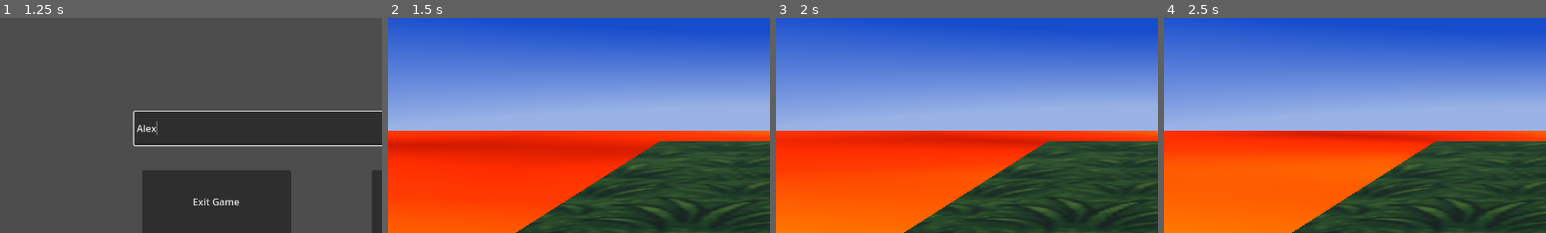
Above: before the commit, frames 1-4 (left to right).
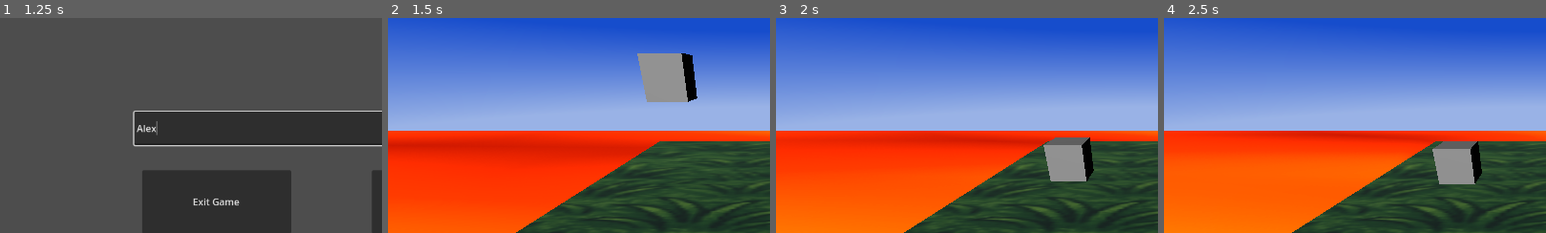
Above: after the commit, the same moments.

Repository: saltchicken/quest-godot
Game: Godot game, scene res://menus/main_menu.tscn
Two runs of this game, one before a commit and one after it. Both use one fixed random seed, a clock stepped at 60 frames per second and the inputs below.
Inputs (mouse positions are % of the whole screen's width and height, from its top left):
- Up to frame 1 (1.25 s): click (44, 26) at 0.52 s; type "Alex" at 0.6 s
- Up to frame 2 (1.5 s): click "Join" at 1.25 s
- Up to frame 3 (2 s): no input
- Up to frame 4 (2.5 s): move the mouse to (72, 45) at 2.02 s; hold D (right) from 2.03 s (still down); click (72, 45) at 2.1 s; tap Space (jump) at 2.27 s; tap Shift (run) at 2.3 s
The pictures show only the part of the screen within x 0-50%, y 0-50%; the shares and areas given below are measured in that part.

Frame 1 is identical in both runs. In frame 2, 3.1% of the frame differs, in the area x 65-81%, y 16-40%; in frame 3, 2.3%; in frame 4, 2.3%.

Commit message:
Add interactionArea

Diff:
--- a/levels/Game.tscn
+++ b/levels/Game.tscn
@@ -63,6 +63,18 @@
 ambient_light_source = 1
 reflected_light_source = 1
 
+[sub_resource type="BoxMesh" id="BoxMesh_18vqw"]
+
+[sub_resource type="BoxShape3D" id="BoxShape3D_sdsdh"]
+
+[sub_resource type="SceneReplicationConfig" id="SceneReplicationConfig_18vqw"]
+properties/0/path = NodePath("TestBox:position")
+properties/0/spawn = true
+properties/0/replication_mode = 1
+properties/1/path = NodePath("TestBox:rotation")
+properties/1/spawn = true
+properties/1/replication_mode = 1
+
 [node name="Game" type="Node3D"]
 script = ExtResource("1_18vqw")
 
@@ -110,3 +122,15 @@
 
 [node name="WorldEnvironment" type="WorldEnvironment" parent="."]
 environment = SubResource("Environment_t88pq")
+
+[node name="TestBox" type="RigidBody3D" parent="."]
+transform = Transform3D(1, 0, 0, 0, 1, 0, 0, 0, 1, -2.49766, 3.00546, 0)
+
+[node name="MeshInstance3D" type="MeshInstance3D" parent="TestBox"]
+mesh = SubResource("BoxMesh_18vqw")
+
+[node name="CollisionShape3D" type="CollisionShape3D" parent="TestBox"]
+shape = SubResource("BoxShape3D_sdsdh")
+
+[node name="MultiplayerSynchronizer" type="MultiplayerSynchronizer" parent="."]
+replication_config = SubResource("SceneReplicationConfig_18vqw")
--- a/player/player.gd
+++ b/player/player.gd
@@ -3,7 +3,6 @@
 enum Role {SERVER, AUTHORITY_CLIENT, PEER_CLIENT}
 var role = Role.PEER_CLIENT
 
-signal change_state(new_state_name)
 
 @onready var camera = $CameraPivot/Camera3D
 @onready var player_name_label = %PlayerNameLabel
@@ -25,11 +24,43 @@
 	%InputComponent.set_multiplayer_authority(name.to_int())
 
 func _ready_server():
-	change_state.connect(_on_change_state)
 	add_to_group("players")
 	var lava_areas = get_tree().get_nodes_in_group("lava")
 	for lava in lava_areas:
 		lava.body_entered.connect(_on_lava_entered)
+
+	$InteractionArea.body_entered.connect(_on_interaction_area_body_entered)
+	$InteractionArea.body_exited.connect(_on_interaction_area_body_exited)
+
+func _on_interaction_area_body_entered(body):
+	print("interaction")
+	if body is StaticBody3D:
+		print("Player near StaticBody: ", body.name)
+	if body is RigidBody3D:
+		print("Pushing body")
+		push_rigid_body_away(body, 3)
+		# Handle the detection of the static body
+		#
+func _on_interaction_area_body_exited(body):
+	if body is StaticBody3D:
+		print("Player no longer near StaticBody: ", body.name)
+
+	if body is RigidBody3D:
+		print("Player no longer near RigidBody: ", body.name)
+
+func push_rigid_body_away(body: RigidBody3D, push_force: float = 10.0):
+	if not multiplayer.is_server():
+		return
+
+	# Calculate direction from object to player (then reverse it)
+	var direction_from_player = global_position - body.global_position
+
+	# Flatten and normalize
+	direction_from_player.y = 0
+	direction_from_player = direction_from_player.normalized() * -1
+
+	# Apply impulse
+	body.apply_impulse(direction_from_player * push_force)
 
 func _ready_authority_client():
 	add_to_group("players")
@@ -45,7 +76,15 @@
 func _physics_process_server(delta):
 	_is_on_floor = is_on_floor()
 	if _alive:
-		_apply_movement_from_input(delta)
+		state_machine._physics_process_state_machine(delta)
+		# Apply gravity
+		if not is_on_floor():
+			velocity += get_gravity() * delta
+		else:
+			velocity.x *= (1.0 - FRICTION)
+			velocity.z *= (1.0 - FRICTION)
+
+		move_and_slide()
 
 func _physics_process_authority_client(_delta):
 	state_machine._physics_process_state_machine_authority_client(_delta)
@@ -54,131 +93,6 @@
 	state_machine._physics_process_state_machine_peer_client(_delta)
 
 
-	# _apply_animation_peer_client()
-
-func _apply_animation_authority_client():
-	pass
-
-func _apply_animation_peer_client():
-	pass
-
-
-func _on_change_state(new_state_name):
-	if multiplayer.is_server():
-		if state_machine.current_state.name == new_state_name:
-			# print("Already in state: " + new_state_name)
-			return
-		state_machine.current_state.state_transition.emit(state_machine.current_state, new_state_name)
-		broadcast_state_change.rpc(new_state_name)
-	else:
-		print("This is a problem")
-
-@rpc("authority")
-func broadcast_state_change(new_state_name):
-	if not multiplayer.is_server():
-		if state_machine.current_state.name == new_state_name:
-			# print("Already in state: " + new_state_name)
-			return
-		state_machine.current_state.state_transition.emit(state_machine.current_state, new_state_name)
-	else:
-		print("This is also a problem")
-
-
-func _apply_movement_from_input(delta):
-	state_machine._physics_process_state_machine(delta)
-	# Apply gravity
-	if not is_on_floor():
-		velocity += get_gravity() * delta
-	else:
-		velocity.x *= (1.0 - FRICTION)
-		velocity.z *= (1.0 - FRICTION)
-
-
-	# Apply movement
-	move_and_slide()
-
-	# Set animation state based on server-side logic (without direction)
-	# if not alive:
-	#	current_animation_base = "death"
-	#	animation_speed = 1.0
-	#	return
-	#
-	# # Handle push animation
-	# if push_animation_timer > 0:
-	#	current_animation_base = "push"
-	#	animation_speed = 1.0
-	#	return
-	#
-	# # Handle jump animation
-	# if jump_animation_timer > 0:
-	#	current_animation_base = "jump"
-	#	animation_speed = 1.0
-	#	return
-
-	# Handle movement animations
-	# if input_dir.length() > 0.1:
-	#	if input_run:
-	#		current_animation_base = "run"
-	#		animation_speed = 1.0
-	#	else:
-	#		current_animation_base = "walk"
-	#		animation_speed = 1.0
-	# else:
-	#	current_animation_base = "idle"
-	#	animation_speed = 1.0
-
-# func perform_push_attack():
-#	if not multiplayer.is_server():
-#		return
-#
-#	# Get synchronized input from client
-#	var input_dir = %InputSynchronizer.input_dir
-#	var forward_direction = Vector3.ZERO
-#
-#	if input_dir.length() > 0.1:
-#		# Use the input direction directly to determine push direction
-#		# Convert 2D input to 3D direction
-#		forward_direction = Vector3(input_dir.x, 0, input_dir.y).normalized()
-#	else:
-#		# If no input direction, use the character's last known direction
-#		var direction_map = {
-#			"up": Vector3(0, 0, -1),
-#			"down": Vector3(0, 0, 1),
-#			"left": Vector3(-1, 0, 0),
-#			"right": Vector3(1, 0, 0)
-#		}
-#		forward_direction = direction_map[last_direction]
-#
-#	# Find players in radius
-#	print(forward_direction)
-#	print(last_direction)
-#	var players = get_tree().get_nodes_in_group("players")
-#
-#	for other_player in players:
-#		if other_player == self:
-#			continue
-#
-#		# Calculate vector to other player (ignoring Y)
-#		var to_other = other_player.global_position - global_position
-#		var to_other_flat = Vector3(to_other.x, 0, to_other.z)
-#		var distance = to_other_flat.length()
-#
-#		# Check if player is within push radius
-#		if distance < PUSH_RADIUS:
-#			# Calculate push direction (away from pusher)
-#			var push_dir = to_other.normalized()
-#			var final_push_dir = push_dir * PUSH_FORCE
-#			final_push_dir.y = 0
-#
-#			# Apply push on server
-#			other_player.velocity += final_push_dir
-#			# Send RPC to client
-#			apply_push.rpc_id(int(other_player.name), final_push_dir)
-
-# @rpc("authority")
-# func apply_push(push_vector):
-#	velocity += push_vector
-#	print("Push received: " + str(push_vector))
 
 func _on_lava_entered(body):
 	if not multiplayer.is_server():
--- a/player/player.tscn
+++ b/player/player.tscn
@@ -1890,6 +1890,10 @@
 &"right": SubResource("Animation_7pqkx")
 }
 
+[sub_resource type="CapsuleShape3D" id="CapsuleShape3D_ebec5"]
+radius = 0.100047
+height = 0.228902
+
 [node name="Player" type="CharacterBody3D"]
 transform = Transform3D(5, 0, 0, 0, 5, 0, 0, 0, 5, 0, 0, 0)
 script = ExtResource("1_rgyib")
@@ -2033,4 +2037,11 @@
 &"walk": SubResource("AnimationLibrary_uw77l")
 }
 
+[node name="InteractionArea" type="Area3D" parent="."]
+unique_name_in_owner = true
+
+[node name="CollisionShape3D" type="CollisionShape3D" parent="InteractionArea"]
+transform = Transform3D(1, 0, 0, 0, 1, 0, 0, 0, 1, 0, 0.112088, 0)
+shape = SubResource("CapsuleShape3D_ebec5")
+
 [connection signal="pressed" from="PauseMenu/HBoxContainer/VBoxContainer/Button" to="InputComponent" method="leave_game"]
Not shown: 1 places in levels/Game.tscn that only renumber resources
Not shown: 1 places in player/player.tscn that only renumber resources
